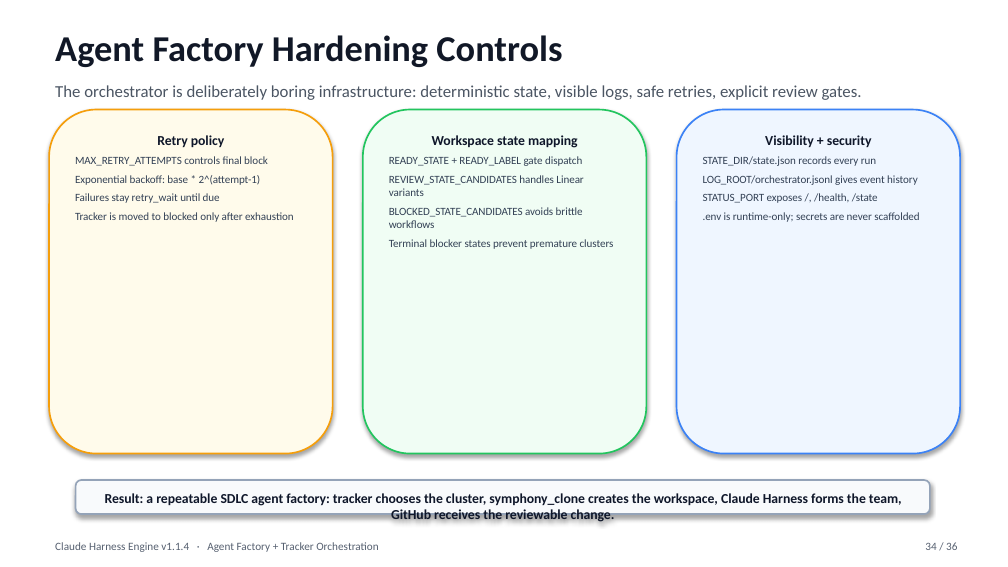
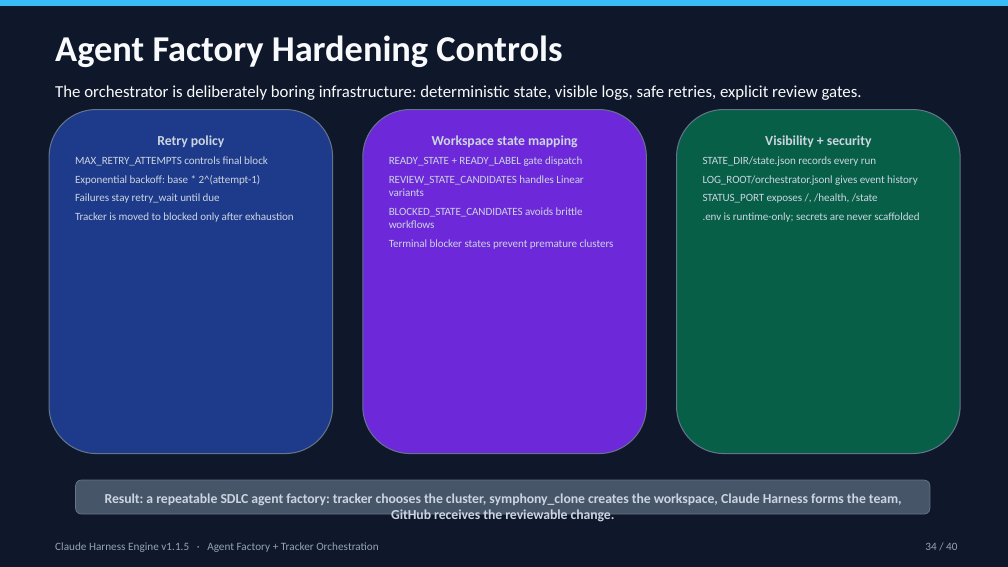
Before and after one commit to cwijayasundara/claude_harness_eng_v6, a slide deck: slide 34 of Claude_Harness_Engine_Design.pptx. Drawn at 1008x567 pixels with LibreOffice and Linux fonts; fonts in the diff are those of the drawing. Boxes give left, top, right and bottom in pixels: in the first picture for what was removed or moved away, otherwise in the second. Text is boxed around its words. In the diff, an @@ line names an element or a change of style, - is before the commit and + after.

```diff
--- a/Claude_Harness_Engine_Design.pptx
+++ b/Claude_Harness_Engine_Design.pptx
@@ rectangle added at (0, 0, 1008, 566), fill #0F172A @@
@@ rectangle added at (0, 0, 1008, 6), fill #38BDF8 @@
@@ text "Agent Factory Hardening Controls" at (55, 35, 562, 67): text colour #111827 to #F8FAFC @@
@@ text "The orchestrator is deliberately boring ..." at (55, 85, 862, 100): text colour #4B5563 to #F8FAFC @@
@@ rounded rectangle "Retry policy" at (49, 110, 333, 454): text colour #0F172A to #CBD5E1 in "Retry policy"; text colour #334155 to #CBD5E1; fill #FFFBEB to #1E3A8A; outline #F59E0B 1.2 pt to #64748B 0.75 pt; shadow off @@
@@ rounded rectangle "Workspace state mapping" at (363, 110, 646, 454): text colour #0F172A to #CBD5E1 in "Workspace state mapping"; text colour #334155 to #CBD5E1 in "READY_STATE + READY_LABEL gate dispatch", "REVIEW_STATE_CANDIDATES handles Linear variants", "BLOCKED_STATE_CANDIDATES avoids brittle workflows", "Terminal blocker states prevent premature clusters"; fill #F0FDF4 to #6D28D9; outline #22C55E 1.2 pt to #64748B 0.75 pt; shadow off @@
@@ rounded rectangle "Visibility + security" at (676, 110, 960, 454): text colour #0F172A to #CBD5E1 in "Visibility + security"; text colour #334155 to #CBD5E1 in "STATE_DIR/state.json records every run", "LOG_ROOT/orchestrator.jsonl gives event history", "STATUS_PORT exposes /, /health, /state", ".env is runtime-only; secrets are never scaffolded"; fill #EFF6FF to #065F46; outline #3B82F6 1.2 pt to #64748B 0.75 pt; shadow off @@
@@ rounded rectangle "Result: a repeatable SDLC agent ..." at (76, 480, 929, 514): text colour #0F172A to #CBD5E1; fill #F8FAFC to #475569; outline #94A3B8 1.2 pt to #64748B 0.5 pt; shadow off @@
@@ text at (55, 542, 378, 552): text changed; text colour #566070 to #94A3B8 @@
-Claude Harness Engine v1.1.4 · Agent Factory + Tracker Orchestration
+Claude Harness Engine v1.1.5 · Agent Factory + Tracker Orchestration
@@ text at (925, 543, 957, 550): text changed; text colour #566070 to #94A3B8 @@
-34 / 36
+34 / 40
```
Also in this commit, not shown: 35 other slides changed, 4 slides added, 4 other files.
